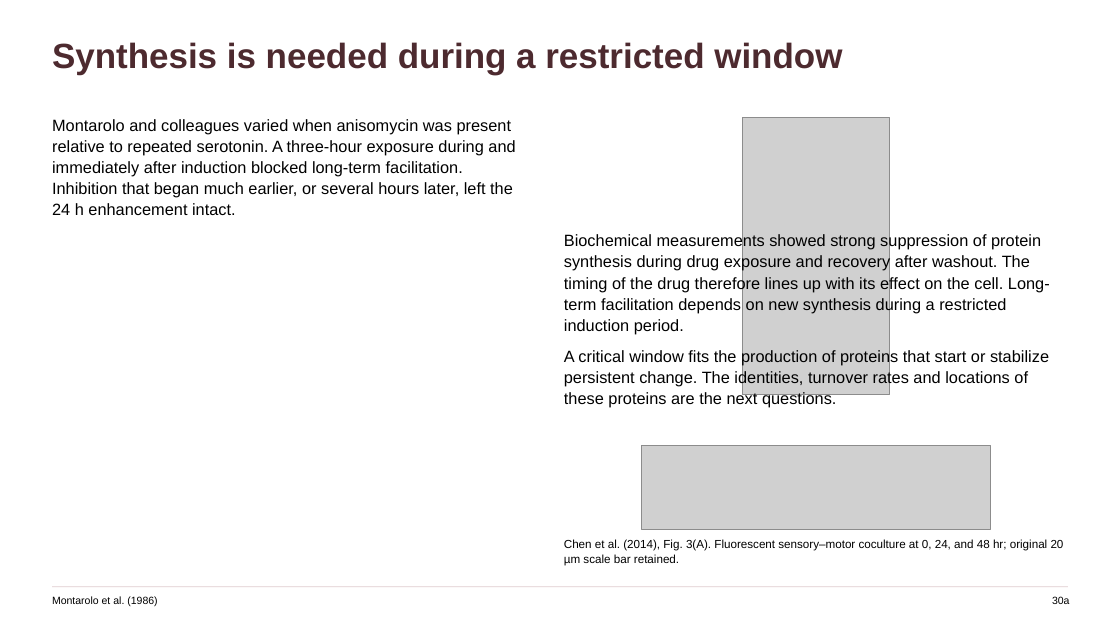
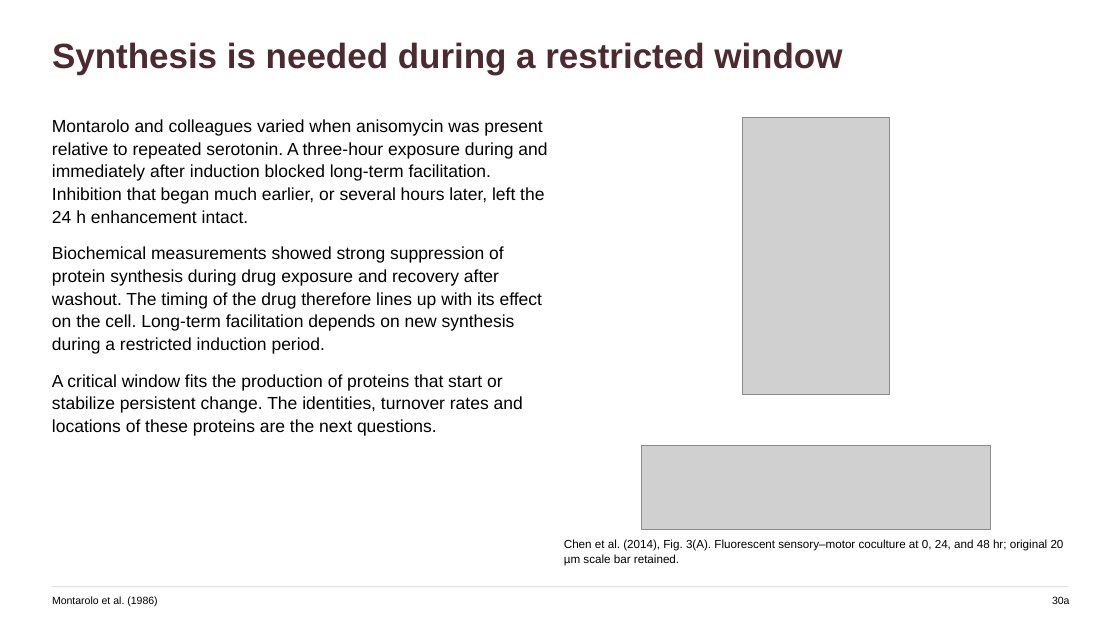
Before and after one commit to jordanxxlopez/NEUROETHOLOGY, a slide deck: slide 40 of scaffolded/Neuroethology_Lecture36_FA2026_SCAFFOLDED.pptx. Drawn at 1120x630 pixels with LibreOffice and Linux fonts; fonts in the diff are those of the drawing; grey boxes stand for pictures. Boxes give left, top, right and bottom in pixels: in the first picture for what was removed or moved away, otherwise in the second. Text is boxed around its words. In the diff, an @@ line names an element or a change of style, - is before the commit and + after.

```diff
--- a/scaffolded/Neuroethology_Lecture36_FA2026_SCAFFOLDED.pptx
+++ b/scaffolded/Neuroethology_Lecture36_FA2026_SCAFFOLDED.pptx
@@ text at <box>52,119,547,223</box>: size 14 to 15 pt in "Montarolo and colleagues varied when anisomycin was ..." @@
@@ text removed at <box>564,233,1050,335</box> @@
-Biochemical measurements showed strong suppression of protein synthesis during drug exposure and recovery after washout. The timing of the drug therefore lines up with its effect on the cell. Long-term facilitation depends on new synthesis during a restricted induction period.
@@ text at <box>52,246,542,436</box>: paragraphs added @@
+Biochemical measurements showed strong suppression of protein synthesis during drug exposure and recovery after washout. The timing of the drug therefore lines up with its effect on the cell. Long-term facilitation depends on new synthesis during a restricted induction period.
+A critical window fits the production of proteins that start or stabilize persistent change. The identities, turnover rates and locations of these proteins are the next questions.
@@ text removed at <box>564,348,1049,408</box> @@
-A critical window fits the production of proteins that start or stabilize persistent change. The identities, turnover rates and locations of these proteins are the next questions.
```
Also in this commit, not shown: 57 other slides changed, 8 other files.
